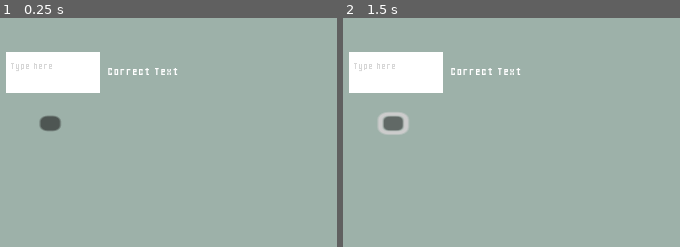
Above: before the commit, frames 1-2 (left to right).
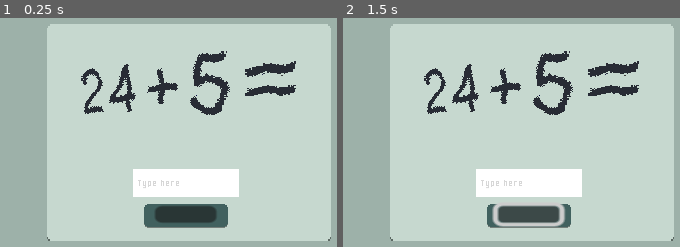
Above: after the commit, the same moments.

Repository: Difio3333/imnotarobot
Game: Godot game, scene res://world/World.tscn
Two runs of this game, one before a commit and one after it. Both use one fixed random seed, a clock stepped at 60 frames per second and the inputs below.
Inputs (mouse positions are in pixels of both pictures, inside the frame that each line leads up to; where the layout moved, square brackets give the same spot in the first picture):
- Up to frame 1 (0.25 s): no input
- Up to frame 2 (1.5 s): click (528, 214) [393, 123] at 0.5 s; click (528, 214) [393, 123] at 1.25 s

The runs differ from the first frame. In frame 1, 82% of the frame differs, in the area x 1-99%, y 2-98%; in frame 2, 82%.

Commit message:
einiges gemacht

Diff:
--- a/levels/level_2.tscn
+++ b/levels/level_2.tscn
@@ -1,15 +1,23 @@
-[gd_scene load_steps=3 format=3 uid="uid://b5idxyjn2jq01"]
+[gd_scene load_steps=6 format=3 uid="uid://b5idxyjn2jq01"]
 
 [ext_resource type="PackedScene" uid="uid://dloiy8gta264g" path="res://scenes/captcha_text_in.tscn" id="1_rhgui"]
 [ext_resource type="Script" path="res://scripts/level_2_script.gd" id="1_y0npd"]
+[ext_resource type="Texture2D" uid="uid://cey0jgiyk2k1r" path="res://assets/window_big_00.png" id="2_f63ej"]
+[ext_resource type="Texture2D" uid="uid://cw1barv8avf37" path="res://assets/button_normal_00_idle.png" id="4_4bwke"]
+[ext_resource type="Texture2D" uid="uid://cplp45frcgf2i" path="res://assets/typetextabove_00.png" id="5_vs030"]
 
 [node name="Level2" type="Node2D" groups=["Level"]]
 script = ExtResource("1_y0npd")
+check_text = "24+5="
 
 [node name="ColorRect" type="ColorRect" parent="."]
 offset_right = 640.0
 offset_bottom = 360.0
 color = Color(0.615686, 0.694118, 0.662745, 1)
+
+[node name="WindowBig00" type="Sprite2D" parent="."]
+position = Vector2(320, 180)
+texture = ExtResource("2_f63ej")
 
 [node name="Control" type="Control" parent="."]
 layout_mode = 3
@@ -21,24 +29,24 @@
 
 [node name="CaptchaTextIn2" parent="Control" instance=ExtResource("1_rhgui")]
 layout_mode = 0
-offset_left = -24.0
-offset_top = -3.0
-offset_right = 70.0
-offset_bottom = 38.0
+offset_left = 103.0
+offset_top = 114.0
+offset_right = 209.0
+offset_bottom = 142.0
 
-[node name="TempLabel" type="Label" parent="."]
-offset_left = 238.0
-offset_top = 109.0
-offset_right = 310.0
-offset_bottom = 126.0
-size_flags_horizontal = 0
-text = "Correct Text"
+[node name="ButtonNormal00Idle" type="Sprite2D" parent="."]
+position = Vector2(317, 263)
+texture = ExtResource("4_4bwke")
 
 [node name="Button" type="Button" parent="."]
-offset_left = 171.0
-offset_top = 163.0
-offset_right = 179.0
-offset_bottom = 171.0
+offset_left = 286.0
+offset_top = 253.0
+offset_right = 310.0
+offset_bottom = 262.0
 scale = Vector2(2.56, 1.8589)
 
+[node name="Typetextabove00" type="Sprite2D" parent="."]
+position = Vector2(320, 131)
+texture = ExtResource("5_vs030")
+
 [connection signal="pressed" from="Button" to="." method="_on_button_pressed"]
Binary file added: assets/button_normal_00_idle.png
Not shown, added: assets/button_normal_00_idle.png.import
Binary file added: assets/button_normal_00_pressed.png
Not shown, added: assets/button_normal_00_pressed.png.import
Binary file added: assets/typetextabove_00.png
Not shown, added: assets/typetextabove_00.png.import
Binary file added: assets/window_big_00.png
Not shown, added: assets/window_big_00.png.import
